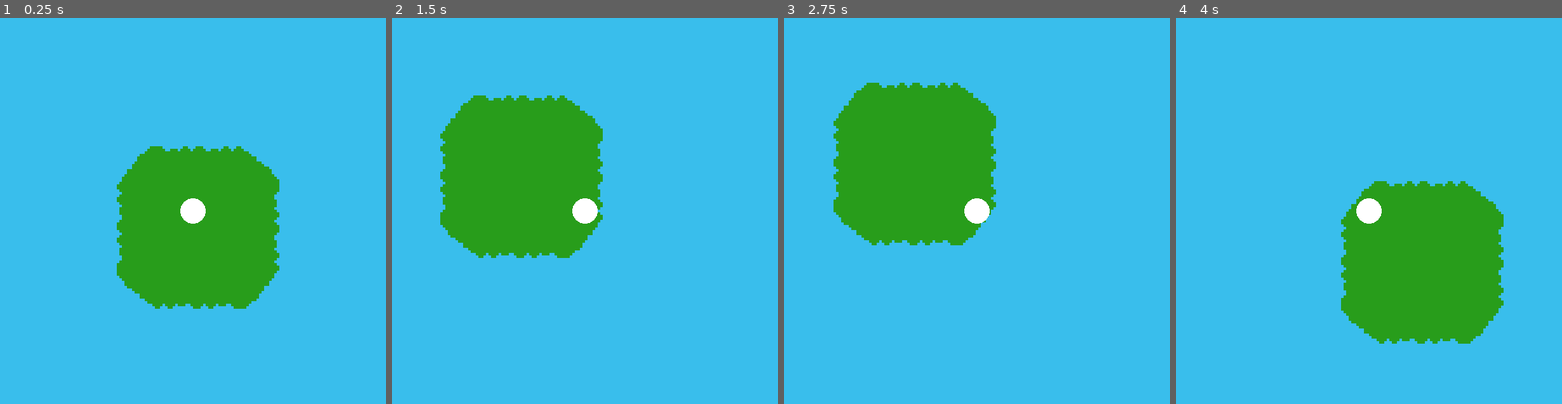
Above: before the commit, frames 1-4 (left to right).
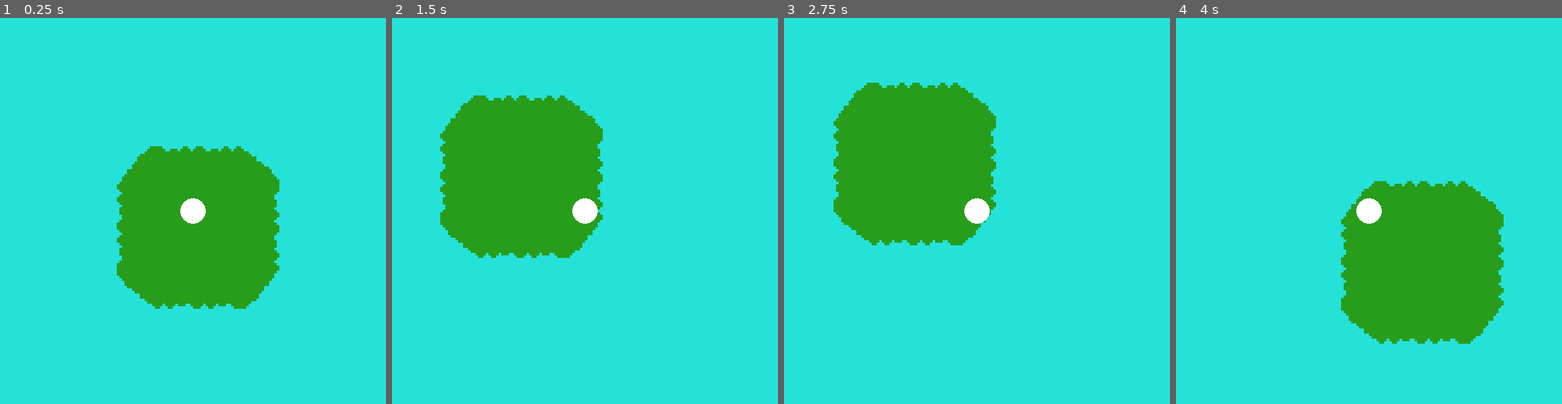
Above: after the commit, the same moments.

Repository: the-alex-g/EpicMegajam_Winter2020
Game: Godot game, scene res://Main/Main.tscn
Same seed, same stepped clock (60 frames per second), same inputs: the game is played once before the commit and once after it.
Inputs:
- Up to frame 1 (0.25 s): no input
- Up to frame 2 (1.5 s): tap Enter at 0.5 s; hold D (Right) 0.53-1.28 s; tap Space at 1.25 s; hold S (Down) from 1.28 s (still down)
- Up to frame 3 (2.75 s): release S (Down) at 2.03 s; hold D (Right) from 2.03 s (still down)
- Up to frame 4 (4 s): tap Enter at 2.75 s; release D (Right) at 2.78 s; hold W (Up) 2.78-3.53 s; hold A (Left) from 3.53 s (still down)

The runs differ from the first frame. In frame 1, 84% of the frame differs, in the area x 0-100%, y 0-100%; in frame 2, 84%; in frame 3, 84%; in frame 4, 84%.

Commit message:
Seperate background into seperate scene

Diff:
--- /dev/null
+++ b/project/Main/Background.tscn
@@ -0,0 +1,11 @@
+[gd_scene format=2]
+
+[node name="ParallaxBackground" type="ParallaxBackground"]
+
+[node name="ColorRect" type="ColorRect" parent="."]
+margin_right = 4498.0
+margin_bottom = 3241.0
+color = Color( 0.145098, 0.886275, 0.85098, 1 )
+__meta__ = {
+"_edit_use_anchors_": false
+}
--- a/project/Main/Main.tscn
+++ b/project/Main/Main.tscn
@@ -1,8 +1,9 @@
-[gd_scene load_steps=13 format=2]
+[gd_scene load_steps=14 format=2]
 
 [ext_resource path="res://Art/Tiles.png" type="Texture" id=1]
 [ext_resource path="res://Main/Main.gd" type="Script" id=2]
 [ext_resource path="res://Player/Player.tscn" type="PackedScene" id=3]
+[ext_resource path="res://Main/Background.tscn" type="PackedScene" id=4]
 
 [sub_resource type="ConvexPolygonShape2D" id=2]
 points = PoolVector2Array( 0, 0, 3.33177, 0, 3.33177, 32, 0, 32 )
@@ -103,13 +104,7 @@
 [node name="Main" type="Node2D"]
 script = ExtResource( 2 )
 
-[node name="ColorRect" type="ColorRect" parent="."]
-margin_right = 2560.0
-margin_bottom = 1636.0
-color = Color( 0.223529, 0.745098, 0.92549, 1 )
-__meta__ = {
-"_edit_use_anchors_": false
-}
+[node name="ParallaxBackground" parent="." instance=ExtResource( 4 )]
 
 [node name="TileMap" type="TileMap" parent="."]
 tile_set = SubResource( 1 )
